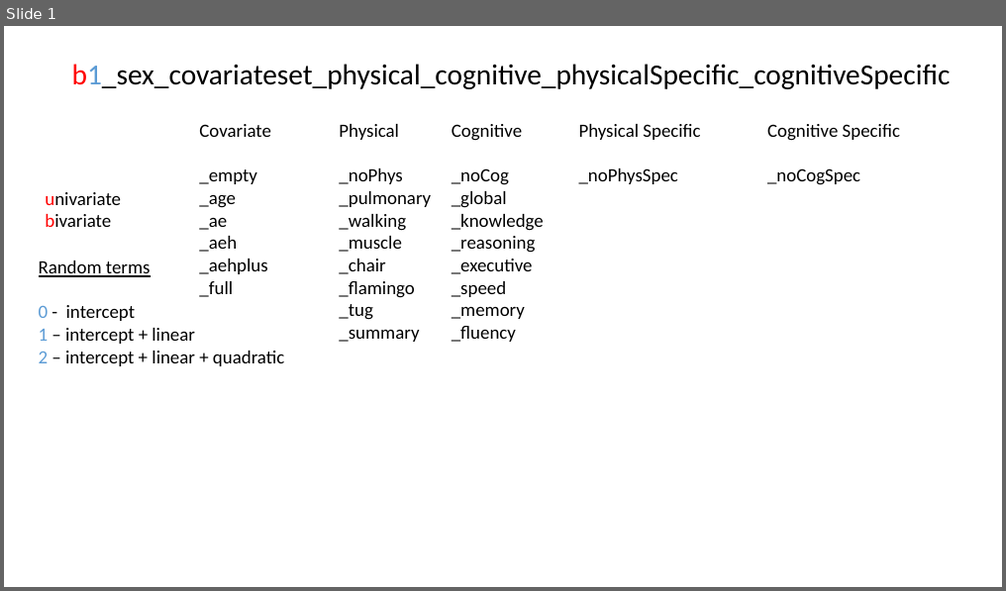
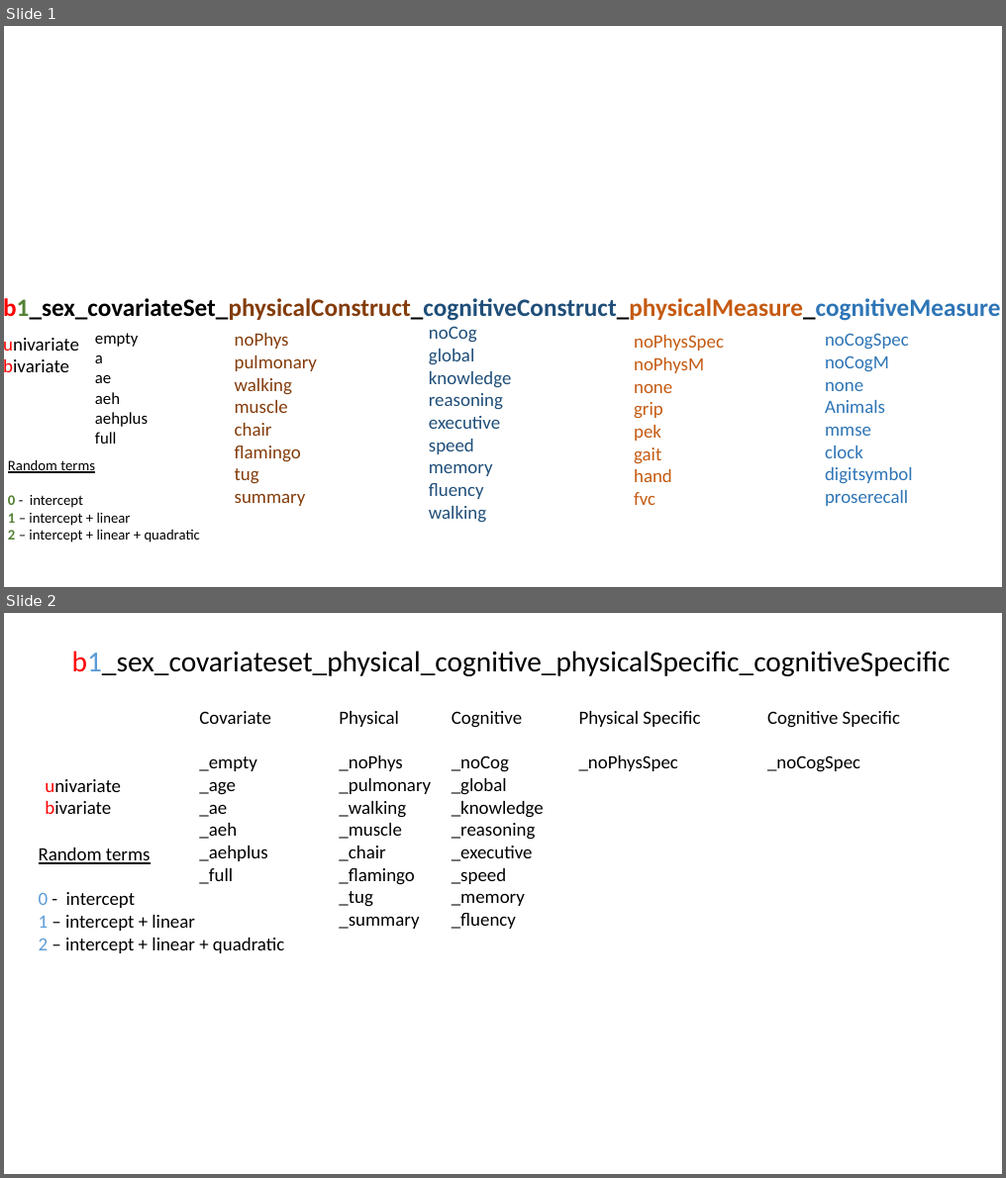
Before and after one commit to IALSA/IALSA-2015-Portland, a slide deck: libs/materials/naming_convention.pptx. Shown one above the other, each under a label of ours: slide 1 before the commit, slides 1 and 2 after it. The pictures are 1006x591 and 1006x1178 pixels, drawn with LibreOffice and Linux fonts; fonts in the diff are those of the drawing. Boxes give left, top, right and bottom in pixels: in the first picture for what was removed or moved away, otherwise in the second. Text is boxed around its words. In the diff, an @@ line names an element or a change of style, - is before the commit and + after.

```diff
--- a/libs/materials/naming_convention.pptx
+++ b/libs/materials/naming_convention.pptx
@@ slide 1 added at (x1=4, y1=26, x2=1002, y2=587), background #FFFFFF @@
@@ text added at (x1=4, y1=298, x2=1000, y2=321), 24 pt, text #000000, bold @@
+b1_sex_covariateSet_physicalConstruct_cognitiveConstruct_physicalMeasure_cognitiveMeasure
@@ text added at (x1=4, y1=338, x2=79, y2=372), 18 pt, text #000000 @@
+univariate
+bivariate
@@ text added at (x1=95, y1=333, x2=148, y2=444), 16 pt, text #000000 @@
+empty
+a
+ae
+aeh
+aehplus
+full
@@ text added at (x1=235, y1=333, x2=317, y2=506), 18 pt, text #843C0B @@
+noPhys
+pulmonary
+walking
+muscle
+chair
+flamingo
+tug
+summary
@@ text added at (x1=429, y1=326, x2=512, y2=523), 18 pt, text #1F4E79 @@
+noCog
+global
+knowledge
+reasoning
+executive
+speed
+memory
+fluency
+walking
@@ text added at (x1=634, y1=335, x2=724, y2=505), 18 pt, text #C55A11 @@
+noPhysSpec
+noPhysM
+none
+grip
+pek
+gait
+hand
+fvc
@@ text added at (x1=825, y1=333, x2=913, y2=506), 18 pt, text #2E75B6 @@
+noCogSpec
+noCogM
+none
+Animals
+mmse
+clock
+digitsymbol
+proserecall
@@ text added at (x1=8, y1=460, x2=200, y2=543), 14 pt, text #000000 @@
+Random terms
+0 - intercept
+1 – intercept + linear
+2 – intercept + linear + quadratic
@@ what was slide 1 is now slide 2 @@
```
Also in this commit, not shown: 12 other files.
